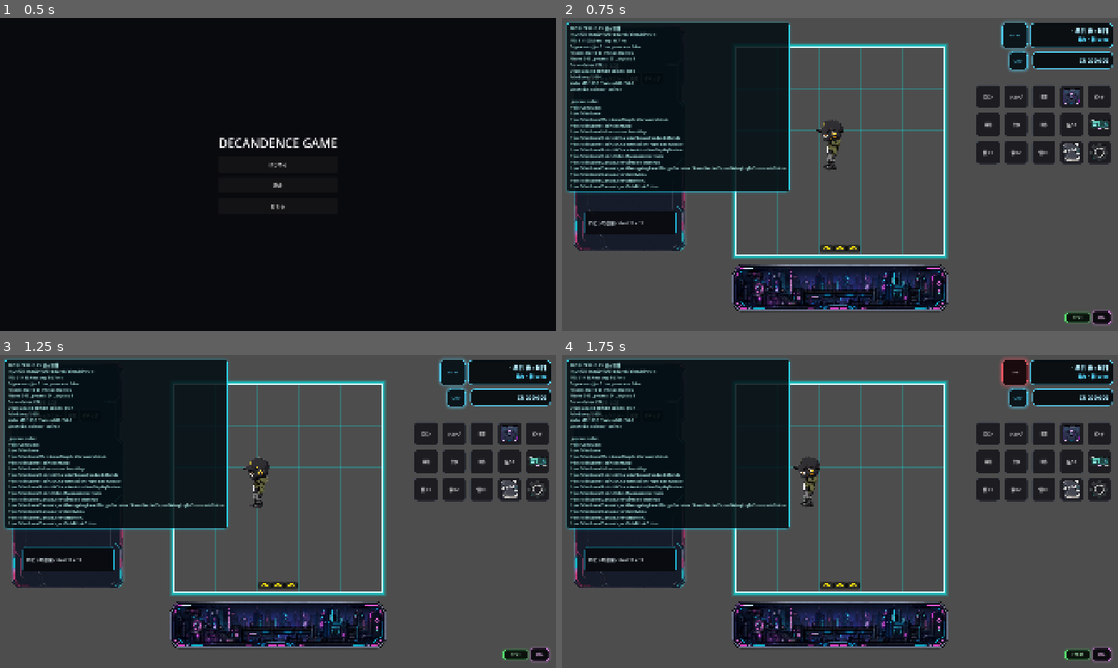
Above: before the commit, frames 1-4 (two rows, left to right).
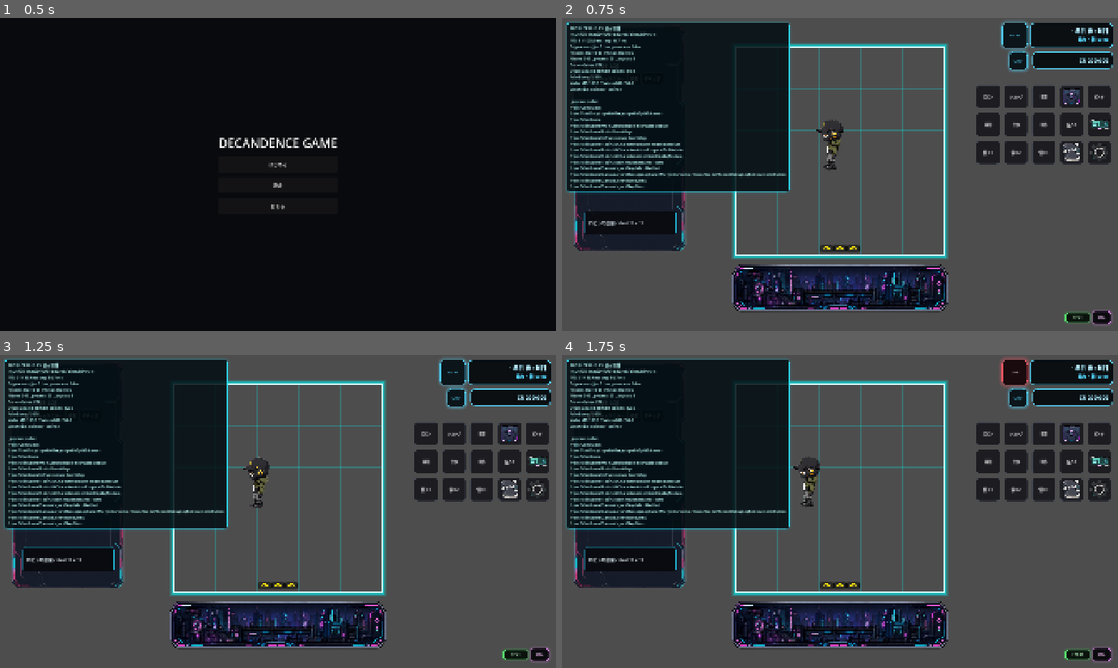
Above: after the commit, the same moments.

Repository: grimoire1089-coder/optimistic
Game: Godot game, scene res://Scenes/Boot/TitleScene.tscn
Same seed, same stepped clock (60 frames per second), same inputs: the game is played once before the commit and once after it. Sound files missing from this copy of the repository are replaced by a short silence.
Inputs:
- Up to frame 1 (0.5 s): no input
- Up to frame 2 (0.75 s): click "はじめる" at 0.5 s
- Up to frame 3 (1.25 s): no input
- Up to frame 4 (1.75 s): click "BGM" at 1.25 s

Frame 1 is identical in both runs. In frame 2, 1.2% of the frame differs, in the area x 3-41%, y 16-55%; in frame 3, 1.2%, in the area x 3-41%, y 12-55%; in frame 4, 1.2%.

Commit message:
Lock encyclopedia split to half width

Diff:
--- a/Scripts/UI/Encyclopedia/Modules/EncyclopediaSplitBalancer.gd
+++ b/Scripts/UI/Encyclopedia/Modules/EncyclopediaSplitBalancer.gd
@@ -4,37 +4,49 @@
 const FOOD_PAGE_PATH := NodePath("ScreenMargin/MainPanel/MainMargin/RootRows/CategoryTabs/FoodPage")
 const HALF_RATIO := 0.5
 const RETRY_SECONDS := 0.05
-const MAX_RETRY_COUNT := 10
+const MAX_RETRY_COUNT := 30
+const DRAGGER_HIDDEN_COLLAPSED := 2
 
 var _overlay: Control
 var _food_page_split: HSplitContainer
 var _retry_count := 0
+var _last_applied_width := -1.0
 
 
 func _ready() -> void:
 	process_mode = Node.PROCESS_MODE_ALWAYS
+	set_process(true)
 	if not get_tree().node_added.is_connected(_on_node_added):
 		get_tree().node_added.connect(_on_node_added)
 	call_deferred("_refresh_overlay_refs")
 
 
-func _on_node_added(node: Node) -> void:
-	if node == null:
+func _process(_delta: float) -> void:
+	if _food_page_split == null or not is_instance_valid(_food_page_split):
+		_refresh_overlay_refs()
 		return
-	if node.is_in_group(ENCYCLOPEDIA_GROUP):
-		call_deferred("_refresh_overlay_refs")
+	if _overlay == null or not is_instance_valid(_overlay) or not _overlay.visible:
+		return
+	_apply_half_split()
+
+
+func _on_node_added(_node: Node) -> void:
+	call_deferred("_refresh_overlay_refs")
 
 
 func _refresh_overlay_refs() -> void:
 	var overlay_node := get_tree().get_first_node_in_group(ENCYCLOPEDIA_GROUP)
 	if not (overlay_node is Control):
+		_retry_half_split()
 		return
 
 	_overlay = overlay_node as Control
 	_food_page_split = _overlay.get_node_or_null(FOOD_PAGE_PATH) as HSplitContainer
 	if _food_page_split == null:
+		_retry_half_split()
 		return
 
+	_lock_split_dragger()
 	_connect_layout_signals()
 	_apply_half_split_deferred()
 
@@ -65,7 +77,15 @@
 		return
 
 	_retry_count = 0
+	_last_applied_width = width
+	_lock_split_dragger()
 	_food_page_split.split_offset = int(round(width * HALF_RATIO))
+
+
+func _lock_split_dragger() -> void:
+	if _food_page_split == null or not is_instance_valid(_food_page_split):
+		return
+	_food_page_split.set("dragger_visibility", DRAGGER_HIDDEN_COLLAPSED)
 
 
 func _retry_half_split() -> void:
@@ -73,4 +93,4 @@
 		return
 	_retry_count += 1
 	await get_tree().create_timer(RETRY_SECONDS).timeout
-	_apply_half_split()
+	_refresh_overlay_refs()
